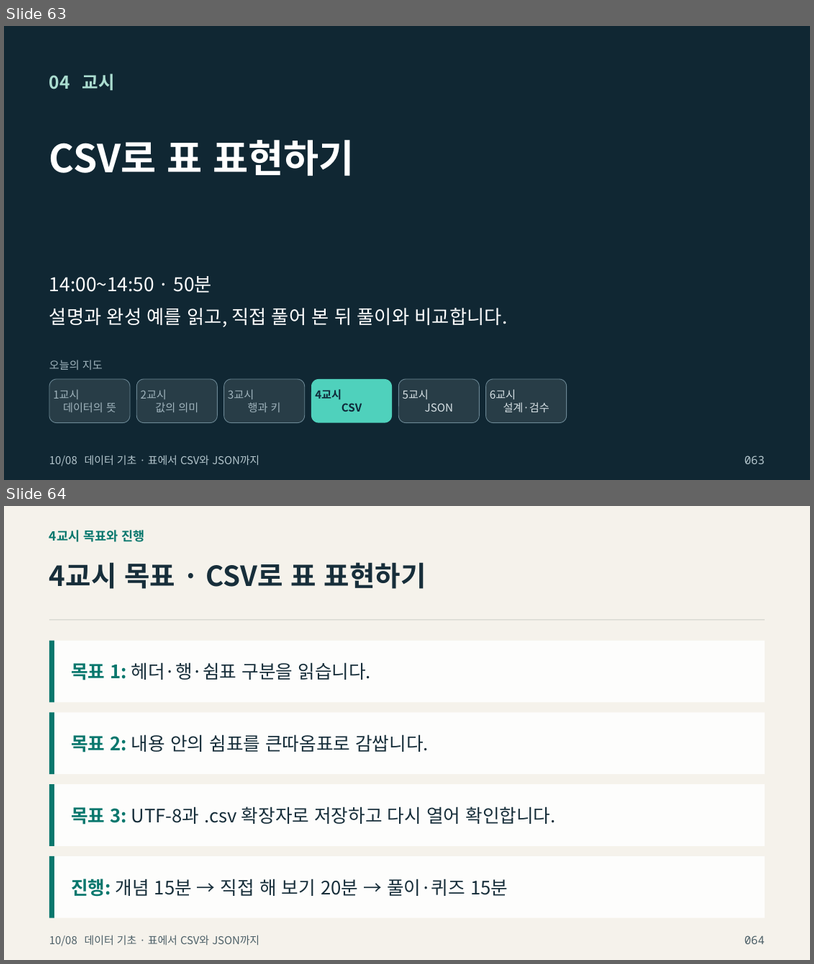
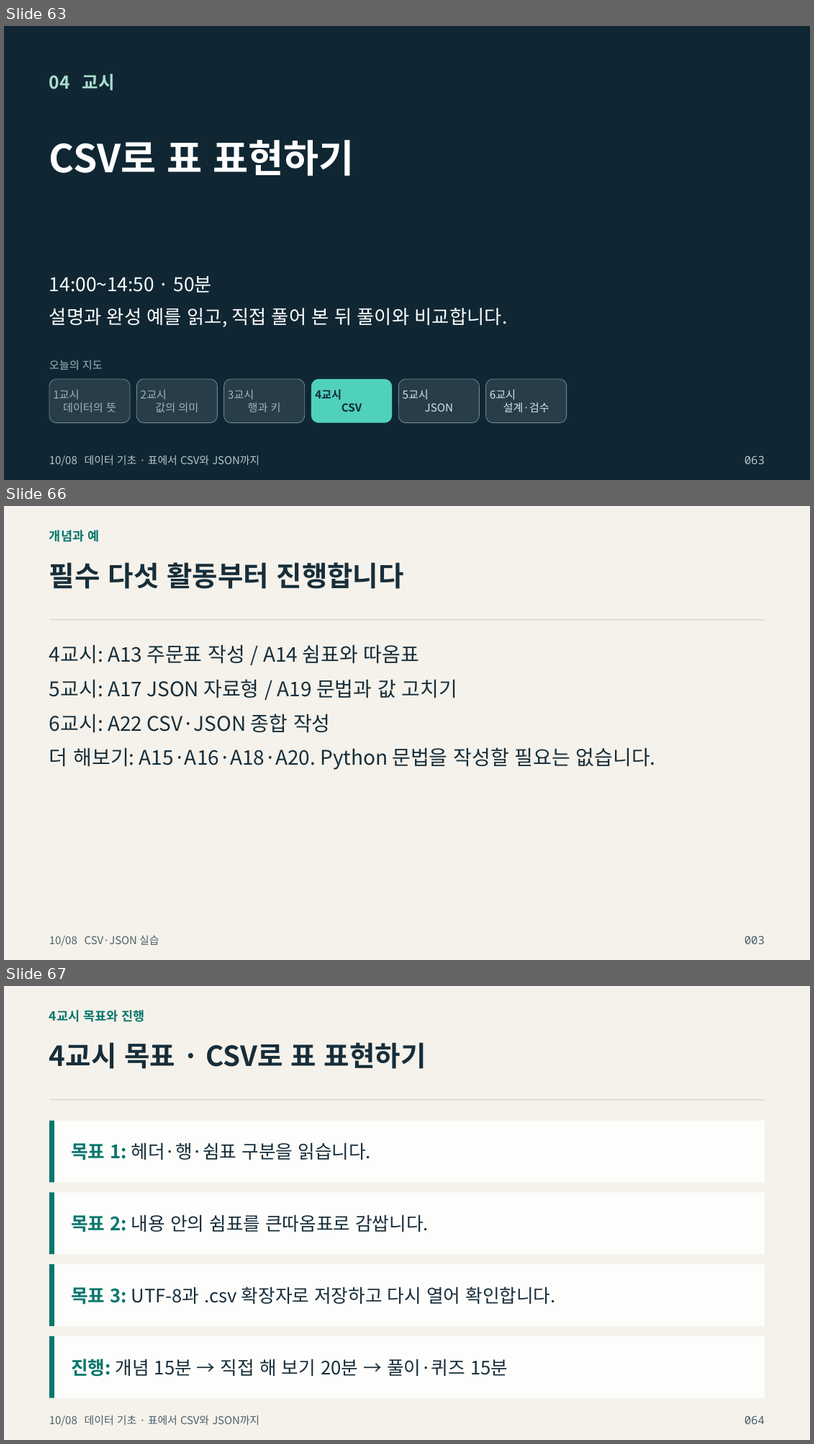
Before and after one commit to zeusk302-png/kdigital-physical-ai, a slide deck: downloads/2026-10-08/readable-slides.pptx. Shown one above the other, each under a label of ours: slides 63 and 64 before the commit, slides 63, 66 and 67 after it; the slides between them are not shown. The pictures are 814x964 and 814x1444 pixels, drawn with LibreOffice and Linux fonts; fonts in the diff are those of the drawing; background and template pictures are left out. Boxes give left, top, right and bottom in pixels: in the first picture for what was removed or moved away, otherwise in the second. Text is boxed around its words. In the diff, an @@ line names an element or a change of style, - is before the commit and + after.

Commit message:
Expand beginner CSV and JSON practice with repair and original writing

```diff
--- a/downloads/2026-10-08/readable-slides.pptx
+++ b/downloads/2026-10-08/readable-slides.pptx
@@ slide 66 added at (x1=4, y1=506, x2=810, y2=960), background picture (left out) @@
@@ text added at (x1=49, y1=530, x2=99, y2=542), 15 pt, text #08776D, bold @@
+개념과 예
@@ text added at (x1=49, y1=562, x2=404, y2=589), 33 pt, text #172E3A, bold @@
+필수 다섯 활동부터 진행합니다
@@ rectangle added at (x1=49, y1=620, x2=765, y2=620), fill #CDCFC7 @@
@@ text added at (x1=49, y1=644, x2=419, y2=664), 24 pt, text #172E3A @@
+4교시: A13 주문표 작성 / A14 쉼표와 따옴표
@@ text added at (x1=49, y1=679, x2=458, y2=698), 24 pt, text #172E3A @@
+5교시: A17 JSON 자료형 / A19 문법과 값 고치기
@@ text added at (x1=49, y1=713, x2=331, y2=733), 24 pt, text #172E3A @@
+6교시: A22 CSV·JSON 종합 작성
@@ text added at (x1=49, y1=747, x2=656, y2=770), 24 pt, text #172E3A @@
+더 해보기: A15·A16·A18·A20. Python 문법을 작성할 필요는 없습니다.
@@ text added at (x1=49, y1=934, x2=159, y2=946), 12.8 pt, text #4D6068 @@
+10/08 CSV·JSON 실습
@@ text added at (x1=745, y1=935, x2=765, y2=944), 13.5 pt, text #4D6068 @@
+003
@@ what was slide 64 is now slide 67 @@
```
Also in this commit, not shown: 49 other slides added, 56 other files.
